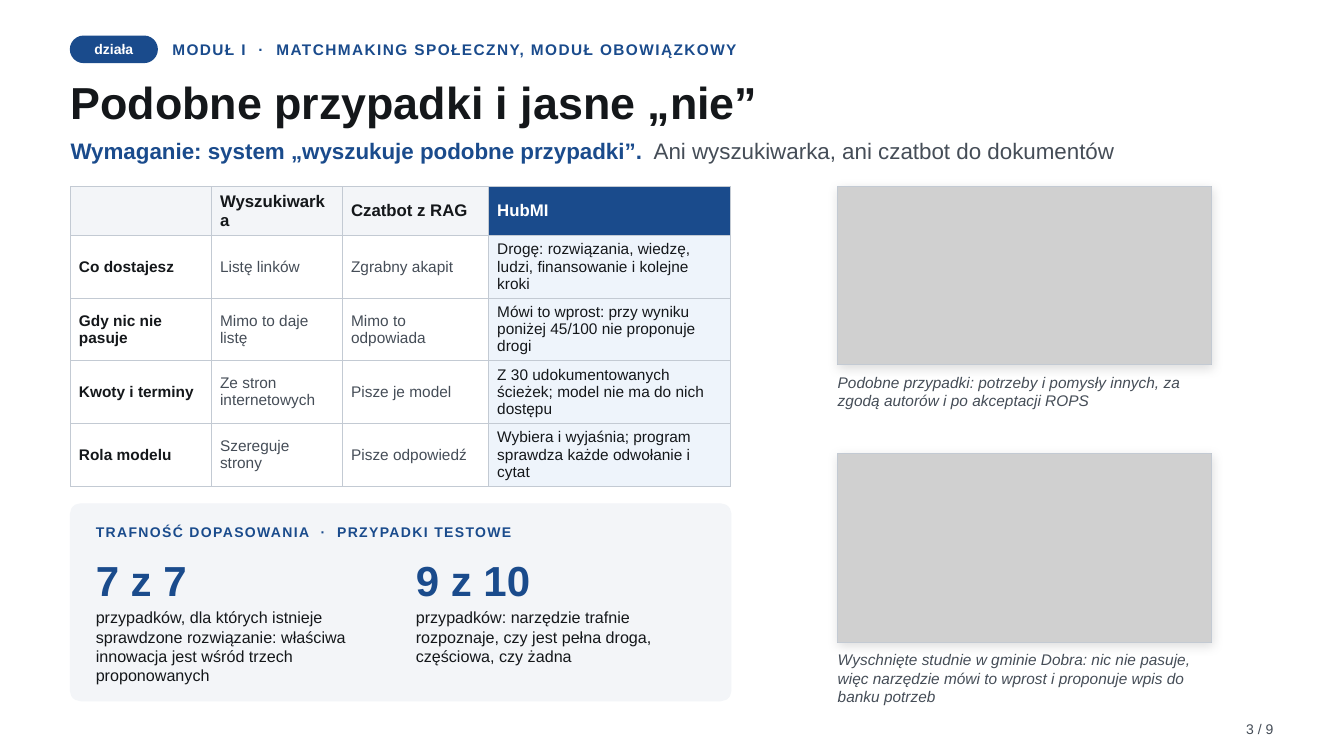
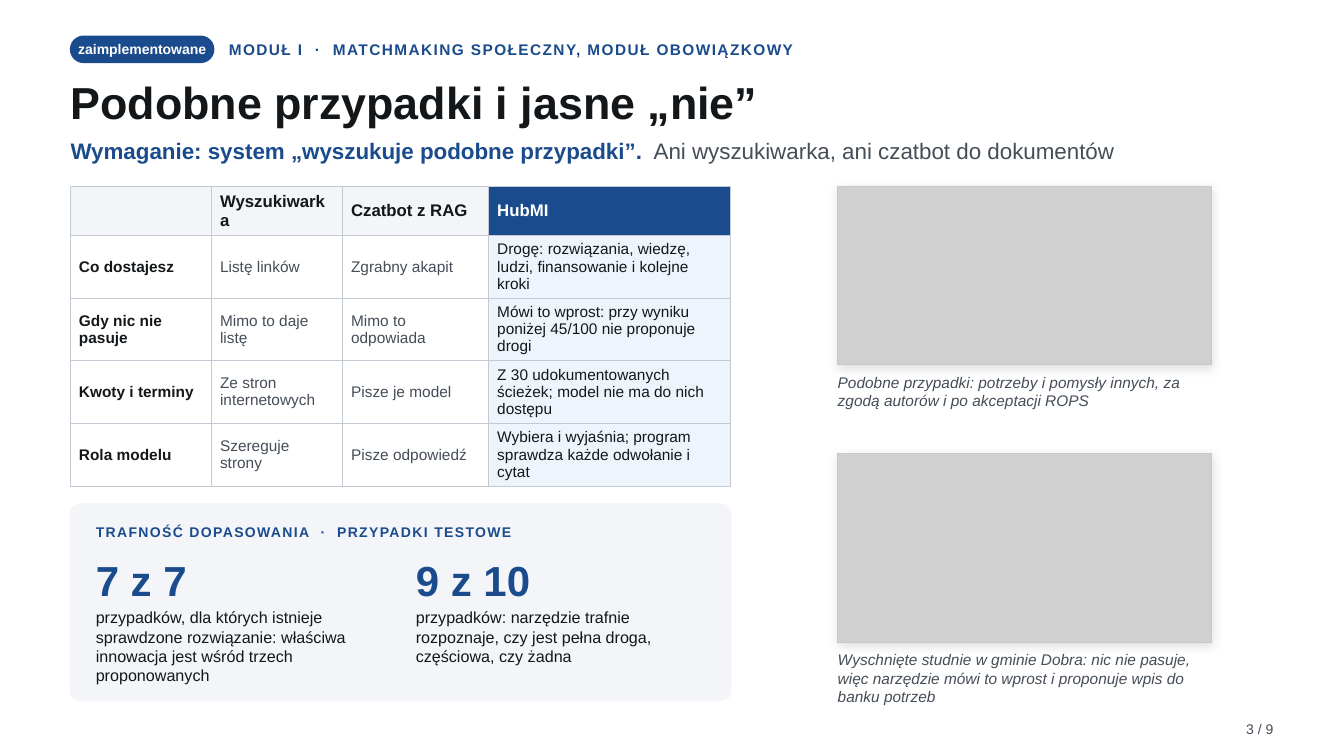
Before and after one commit to bobrovsky420/hackyeah2026, a slide deck: slide 3 of docs/presentation/presentation.pptx. Drawn at 1344x756 pixels with LibreOffice and Linux fonts; fonts in the diff are those of the drawing; grey boxes stand for pictures. Boxes give left, top, right and bottom in pixels: in the first picture for what was removed or moved away, otherwise in the second. Text is boxed around its words. In the diff, an @@ line names an element or a change of style, - is before the commit and + after.

```diff
--- a/docs/presentation/presentation.pptx
+++ b/docs/presentation/presentation.pptx
@@ rounded rectangle: place and size @@
-rounded rectangle at (71,36,157,63)
+rounded rectangle at (71,36,214,63)
@@ text at (78,44,206,57): text changed @@
-działa
+zaimplementowane
@@ text "MODUŁ I · MATCHMAKING SPOŁECZNY, ...": place and size @@
-text "MODUŁ I · MATCHMAKING SPOŁECZNY, ..." at (172,43,736,59)
+text "MODUŁ I · MATCHMAKING SPOŁECZNY, ..." at (229,44,793,58)
```
Also in this commit, not shown: 5 other slides changed, 12 other files.
